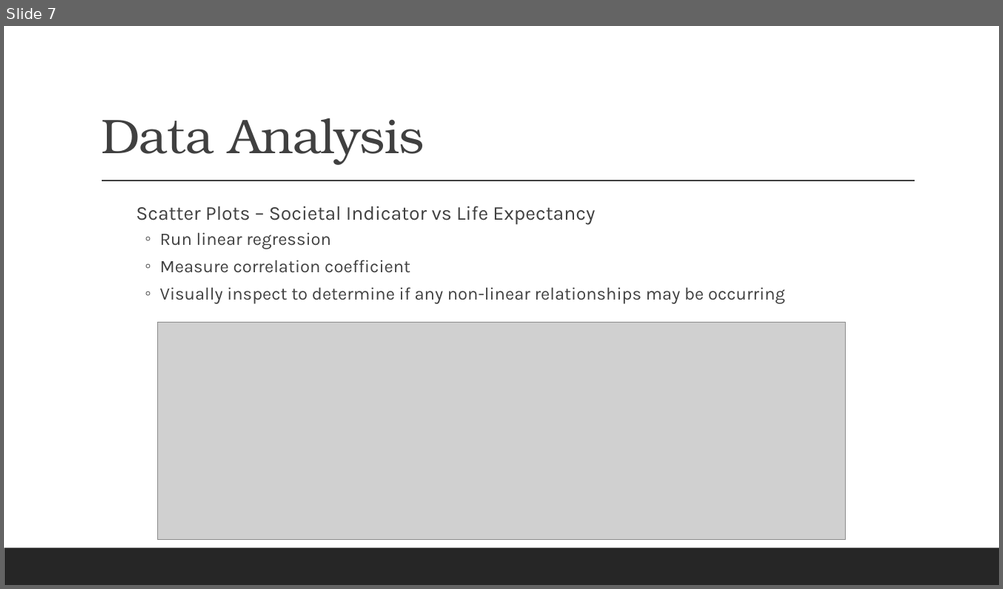
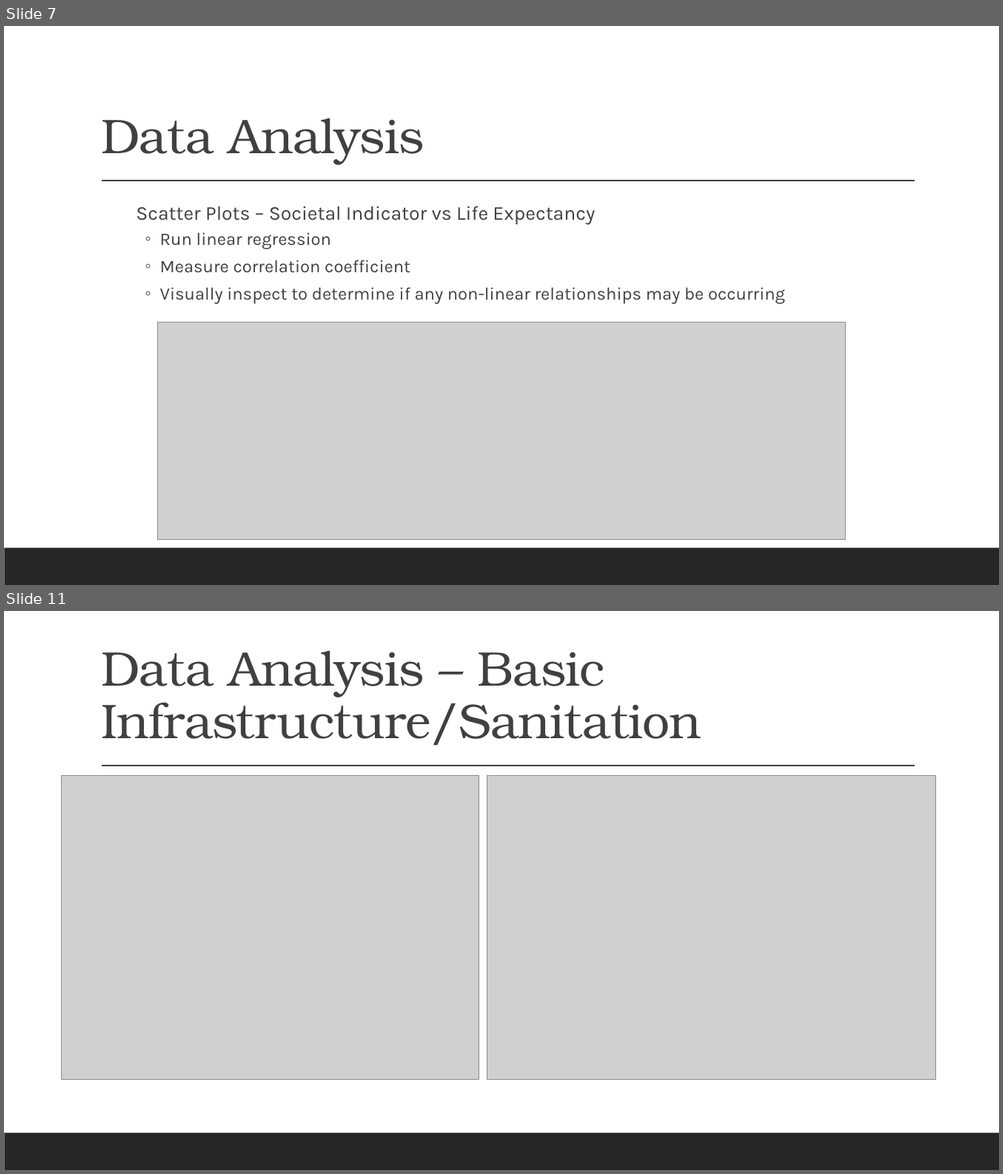
Before and after one commit to pkorat/World-Life-Expectancy-Analysis, a slide deck: Bulldogs – Project 1 Presentation.pptx. Shown one above the other, each under a label of ours: slide 7 before the commit, slides 7 and 11 after it; the slides between them are not shown. The pictures are 1003x589 and 1003x1174 pixels, drawn with LibreOffice and Linux fonts; fonts in the diff are those of the drawing; grey boxes stand for pictures. Boxes give left, top, right and bottom in pixels: in the first picture for what was removed or moved away, otherwise in the second. Text is boxed around its words. In the diff, an @@ line names an element or a change of style, - is before the commit and + after.

```diff
--- a/Bulldogs – Project 1 Presentation.pptx
+++ b/Bulldogs – Project 1 Presentation.pptx
@@ slide 11 added at [4,611,999,1170], background #FFFFFF; not listed: 2 template elements that a slide beside it also shows @@
@@ title added at [101,651,701,746], 47 pt, text #404040 @@
+Data Analysis – Basic Infrastructure/Sanitation
@@ picture added at [62,776,479,1079] @@
@@ picture added at [487,776,936,1079] @@
```
Also in this commit, not shown: 3 slides changed, 1 other slide added, 4 other files.
